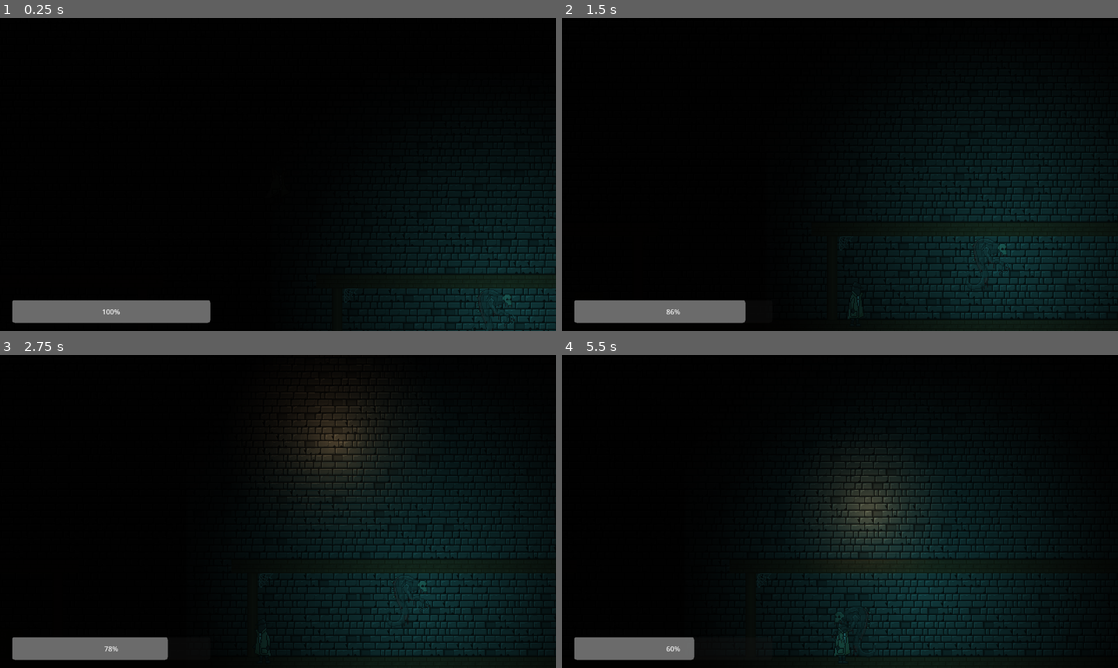
Above: before the commit, frames 1-4 (two rows, left to right).
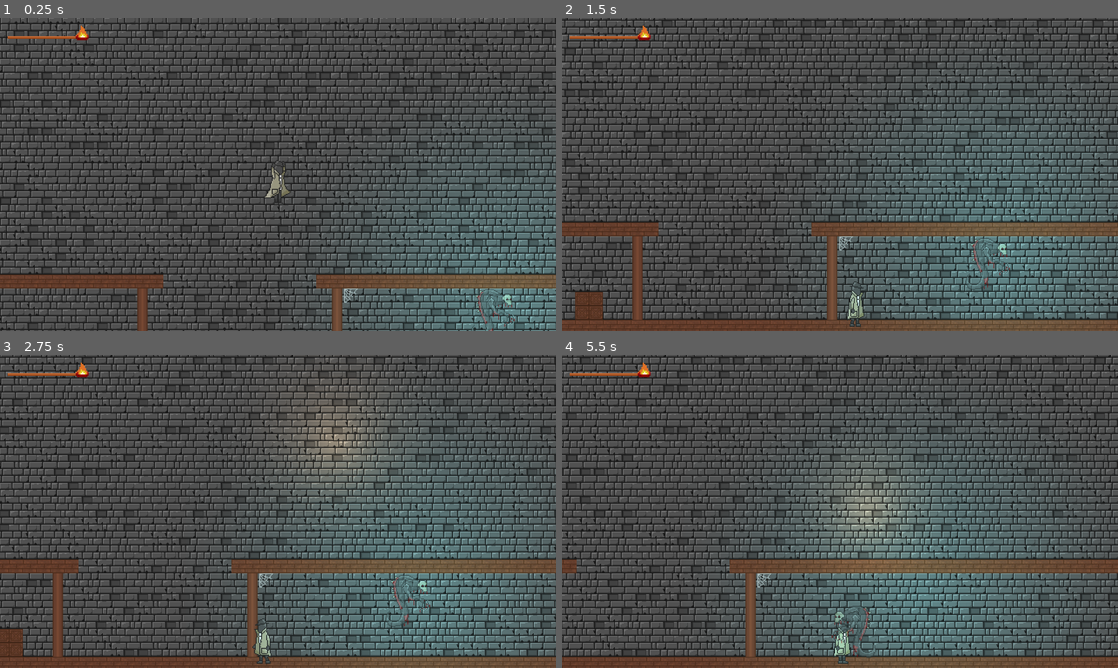
Above: after the commit, the same moments.

Repository: lestercantor/gwj-74---haunted
Game: Godot game, scene res://Level/Level.tscn
The game is run twice, just before and just after one commit, with the same random seed, the same clock (stepped at 60 frames per second) and the same inputs.
Inputs (mouse positions are in pixels of both pictures, inside the frame that each line leads up to):
- Up to frame 1 (0.25 s): no input
- Up to frame 2 (1.5 s): move the mouse to (962, 158) at 0.52 s; press the mouse at (962, 158) at 0.53 s; hold D (move_right) from 0.53 s (still down); tap Space (jump) at 0.77 s; move the mouse to (728, 190) at 1.27 s; release the mouse at (728, 190) at 1.28 s; click (728, 190) at 1.35 s
- Up to frame 3 (2.75 s): tap Space (jump) at 1.52 s; move the mouse to (333, 442) at 2.02 s; release D (move_right) at 2.03 s; press the mouse at (333, 442) at 2.03 s; hold A (move_left) from 2.03 s (still down)
- Up to frame 4 (5.5 s): move the mouse to (812, 574) at 2.77 s; release A (move_left) at 2.78 s; release the mouse at (812, 574) at 2.78 s; hold D (move_right) 2.78-4.28 s; click (812, 574) at 2.85 s; tap Space (jump) at 3.02, 3.77, 4.52 s; move the mouse to (1006, 558) at 3.52 s; press the mouse at (1006, 558) at 3.53 s; move the mouse to (673, 464) at 4.27 s; release the mouse at (673, 464) at 4.28 s; hold A (move_left) 4.28-5.03 s; click (673, 464) at 4.35 s; move the mouse to (867, 511) at 5.02 s; press the mouse at (867, 511) at 5.03 s; hold D (move_right) from 5.03 s (still down)

The runs differ from the first frame. In frame 1, 99% of the frame differs, in the area x 0-100%, y 0-100%; in frame 2, 100%; in frame 3, 99%; in frame 4, 99%.
Error after the commit: Invalid access to property or key 'mouse_light' on a base object of type 'Nil'. (res://Player/Light_Charge_UI.gd:9)

Commit message:
proper ui for light

Diff:
--- a/Level/Level.tscn
+++ b/Level/Level.tscn
@@ -1,10 +1,31 @@
-[gd_scene load_steps=11 format=3 uid="uid://w5vlxb805s64"]
+[gd_scene load_steps=19 format=3 uid="uid://w5vlxb805s64"]
 
 [ext_resource type="Texture2D" uid="uid://jvhgrw0muibq" path="res://Art Assets/Tilesets/CastleTileset.png" id="1_76u6i"]
 [ext_resource type="Script" path="res://Player/Light_Charge_UI.gd" id="1_oigwh"]
+[ext_resource type="Texture2D" uid="uid://c8t1q4rqsnjk6" path="res://Art Assets/UI/MatchStickUIUnder.png" id="2_ftfeo"]
 [ext_resource type="Texture2D" uid="uid://hrm4bxxj1278" path="res://Art Assets/Backgrounds/CastleTileset_n.png" id="2_kl17q"]
 [ext_resource type="PackedScene" uid="uid://hhnak10g0byc" path="res://Player/player.tscn" id="2_othsh"]
+[ext_resource type="Texture2D" uid="uid://bhvhmw1ajhc6p" path="res://Art Assets/UI/MatchStickUIOver.png" id="3_7peit"]
 [ext_resource type="PackedScene" uid="uid://datyn7j67bbd7" path="res://Enemy/enemy.tscn" id="4_kgrqc"]
+[ext_resource type="Texture2D" uid="uid://l54khree1rmq" path="res://Art Assets/UI/MatchStickUIFlame.png" id="4_uggvw"]
+
+[sub_resource type="StyleBoxTexture" id="StyleBoxTexture_304g7"]
+texture = ExtResource("2_ftfeo")
+
+[sub_resource type="StyleBoxTexture" id="StyleBoxTexture_uj3d8"]
+texture = ExtResource("3_7peit")
+region_rect = Rect2(0, 0, 64, 16)
+
+[sub_resource type="StyleBoxTexture" id="StyleBoxTexture_k111t"]
+content_margin_bottom = 16.0
+texture = ExtResource("2_ftfeo")
+
+[sub_resource type="StyleBoxTexture" id="StyleBoxTexture_uwqy2"]
+texture = ExtResource("3_7peit")
+expand_margin_right = 1.0
+region_rect = Rect2(0, 0, 64, 16)
+
+[sub_resource type="StyleBoxEmpty" id="StyleBoxEmpty_jiucy"]
 
 [sub_resource type="CanvasTexture" id="CanvasTexture_um8ss"]
 diffuse_texture = ExtResource("1_76u6i")
@@ -83,16 +104,36 @@
 
 [node name="CanvasLayer" type="CanvasLayer" parent="."]
 
-[node name="ProgressBar" type="ProgressBar" parent="CanvasLayer" node_paths=PackedStringArray("player")]
+[node name="ProgressBar" type="ProgressBar" parent="CanvasLayer"]
+visible = false
 offset_left = 28.0
 offset_top = 649.0
 offset_right = 484.0
 offset_bottom = 701.0
+theme_override_styles/background = SubResource("StyleBoxTexture_304g7")
+theme_override_styles/fill = SubResource("StyleBoxTexture_uj3d8")
 value = 100.0
+
+[node name="HSlider" type="HSlider" parent="CanvasLayer"]
+offset_left = 15.0
+offset_top = 15.0
+offset_right = 79.0
+offset_bottom = 31.0
+scale = Vector2(3, 3)
+size_flags_vertical = 1
+theme_override_constants/grabber_offset = -1
+theme_override_icons/grabber_disabled = ExtResource("4_uggvw")
+theme_override_styles/slider = SubResource("StyleBoxTexture_k111t")
+theme_override_styles/grabber_area = SubResource("StyleBoxTexture_uwqy2")
+theme_override_styles/grabber_area_highlight = SubResource("StyleBoxEmpty_jiucy")
+step = 0.01
+value = 100.0
+editable = false
+scrollable = false
 script = ExtResource("1_oigwh")
-player = NodePath("../../Player")
 
 [node name="CanvasModulate" type="CanvasModulate" parent="."]
+visible = false
 position = Vector2(0, 192)
 scale = Vector2(3, 3)
 color = Color(0.0214346, 0.0214346, 0.0214346, 1)
--- a/Player/Light_Charge_UI.gd
+++ b/Player/Light_Charge_UI.gd
@@ -1,4 +1,4 @@
-extends ProgressBar
+extends HSlider
 
 @export var player: Player
 
--- a/project.godot
+++ b/project.godot
@@ -24,6 +24,7 @@
 
 window/size/viewport_width=1280
 window/size/viewport_height=720
+window/size/mode=2
 window/stretch/mode="viewport"
 <<<<<<<HEADwindow/stretch/mode="viewport"
 
Binary file added: Art Assets/UI/MatchStickUIFlame.png
Not shown, added: Art Assets/UI/MatchStickUIFlame.png.import
Binary file added: Art Assets/UI/MatchStickUIOver.png
Not shown, added: Art Assets/UI/MatchStickUIOver.png.import
Binary file added: Art Assets/UI/MatchStickUIUnder.png
Not shown, added: Art Assets/UI/MatchStickUIUnder.png.import
